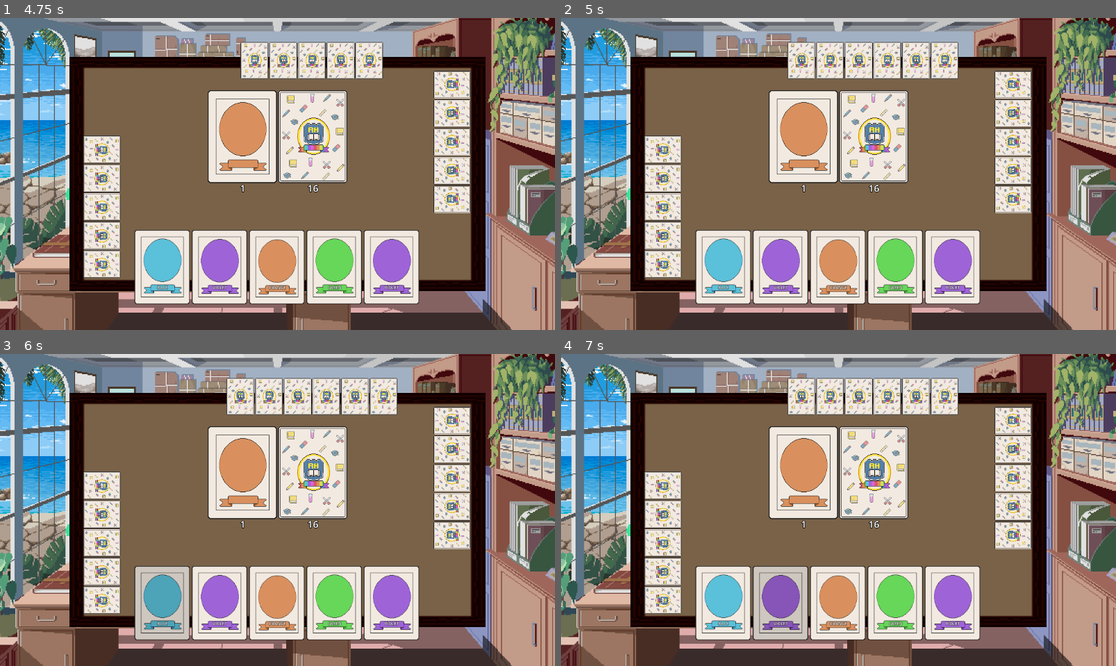
Above: before the commit, frames 1-4 (two rows, left to right).
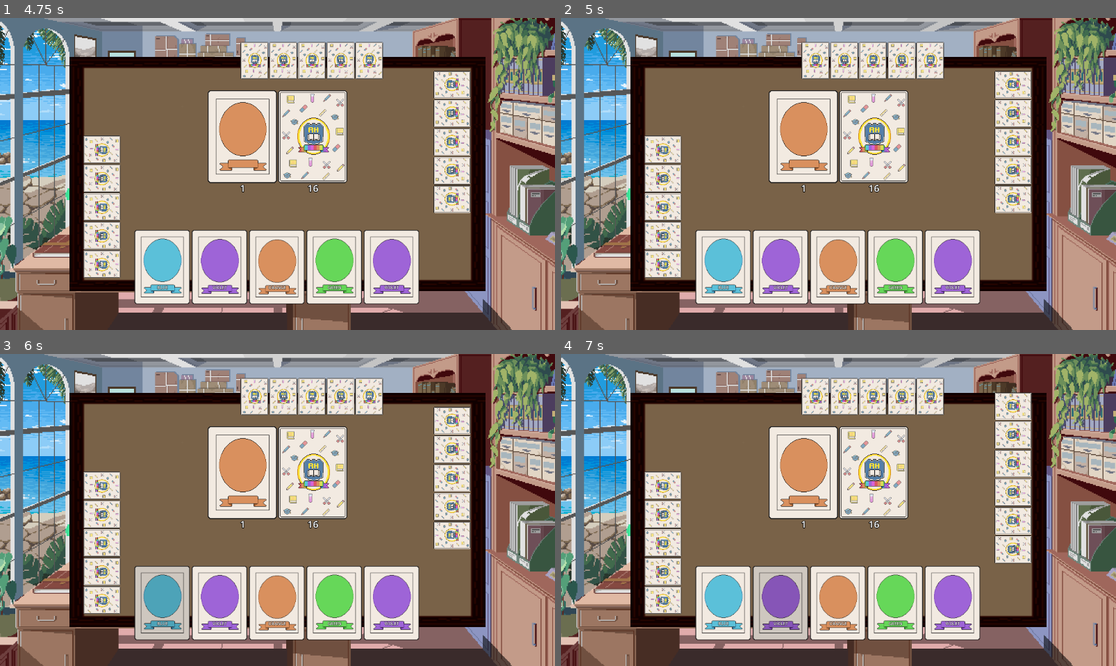
Above: after the commit, the same moments.

Repository: ludughetti/RainbowHigh
Game: Godot game, scene res://scenes/game/main_menu.tscn
The game is run twice, just before and just after one commit, with the same random seed, the same clock (stepped at 60 frames per second) and the same inputs.
Inputs (mouse positions are in pixels of both pictures, inside the frame that each line leads up to):
- Up to frame 1 (4.75 s): click "Play" at 0.5 s; click "BLUE" at 1.25 s; click "VIOLET" at 2 s; click "ORANGE" at 2.75 s; click "GREEN" at 3.5 s; click "Pass turn" at 4.25 s
- Up to frame 2 (5 s): no input
- Up to frame 3 (6 s): click (238, 397) at 5.02 s; click "BLUE" at 5.75 s
- Up to frame 4 (7 s): click "VIOLET" at 6.5 s

Frame 1 is identical in both runs. In frame 2, 2.3% of the frame differs, in the area x 40-72%, y 7-20%; in frame 3, 2.3%; in frame 4, 4.6%, in the area x 40-85%, y 7-68%.

Commit message:
Fixed AI turn bug

Diff:
--- a/scripts/game/ai_player.gd
+++ b/scripts/game/ai_player.gd
@@ -14,16 +14,16 @@
 		hand_container.add_child(card_back)
 
 func ai_take_turn():
+	await get_tree().create_timer(action_delay).timeout
 	print("%s is taking their turn..." % player_name)
 
 	if hand.size() > 7:
 		print("%s discards card" % player_name)
 		var to_discard = pick_discard_card()
 		emit_signal("action_requested", to_discard)
-		return
-
-	print("%s passes" % player_name)
-	emit_signal("action_requested", null)
+	else:
+		print("%s passes" % player_name)
+		emit_signal("action_requested", null)
 
 func pick_discard_card() -> CardData:
 	# Return the first card in hand
--- a/scripts/game/game_manager.gd
+++ b/scripts/game/game_manager.gd
@@ -35,6 +35,12 @@
 	players.append(player)
 	player_area.add_child(player)
 
+	# AI Right
+	var ai_right = AIPlayerScene.instantiate()
+	ai_right.set_up_player("AI Right")
+	players.append(ai_right)
+	ai_right_area.add_child(ai_right)
+
 	# AI Opposite
 	var ai_opposite = AIPlayerScene.instantiate()
 	ai_opposite.set_up_player("AI Opposite")
@@ -46,12 +52,6 @@
 	ai_left.set_up_player("AI Left")
 	players.append(ai_left)
 	ai_left_area.add_child(ai_left)
-
-	# AI Right
-	var ai_right = AIPlayerScene.instantiate()
-	ai_right.set_up_player("AI Right")
-	players.append(ai_right)
-	ai_right_area.add_child(ai_right)
 
 func start_game():
 	# Deal initial 5 cards to each player
@@ -79,6 +79,9 @@
 	# Set turn active in player
 	current_player.toggle_is_player_turn(true)
 
+	# Print who's playing
+	print("Starting %s turn..." % current_player.player_name)
+
 	# Show UI
 	current_player.update_ui()
 	await get_tree().create_timer(2).timeout
@@ -94,6 +97,10 @@
 		is_game_active = false
 		return
 
+	# 🧠 AI logic trigger
+	if current_player is AIPlayer:
+		current_player.ai_take_turn()
+
 	# selected_card will be null if it's a pass, and CardData if it's discard
 	var selected_card = await current_player.action_requested
 	if selected_card != null:
@@ -105,8 +112,10 @@
 	current_player.toggle_is_player_turn(false)
 	await get_tree().process_frame
 
+	print("Turn finished for %s" % current_player.player_name)
+
 	# End turn, next player
-	end_turn()
+	await end_turn()
 
 func show_victory_screen(current_player: BasePlayer):
 	print("%s wins!" % current_player.player_name)
